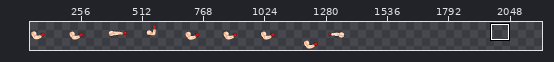
Two versions of one sprite sheet, Assets/front_arm.png. The picture above shows the old version from afar; the outline marks the close-up.
Close-up. Before:
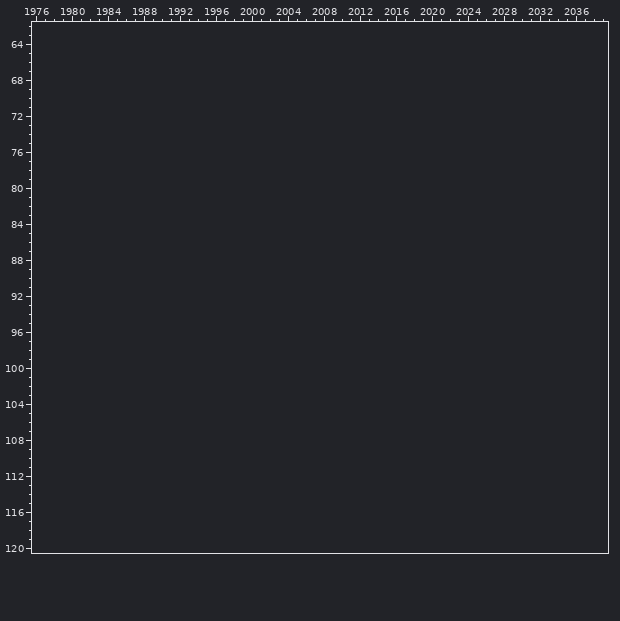
The file is 1440x180 pixels. Shown: x 1976..2039, y 62..120. The old version is drawn lined up with the new one, on the new canvas. The wide view leaves out empty margins. The commit also changed other parts of the picture, which this record leaves out.
The same view after the edit:
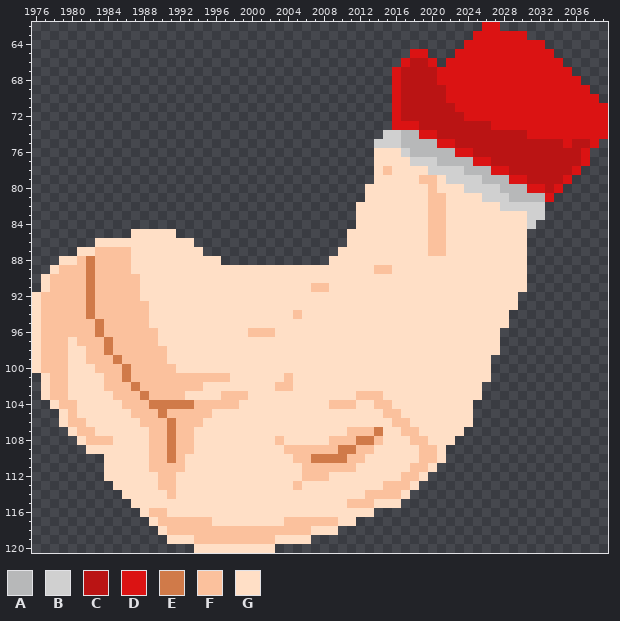
Palette (. is transparent): A #b7b8b9  B #d0d0d0  C #ba1414  D #db1313  E #d07a49  F #fbc19d  G #ffdfc6
What changed:
canvas 1440x180 -> 2240x180
Changed rows in their new state; - is an unchanged pixel.
first column x 1976:
 62 --------------------------------------------------DD------------
 63 -------------------------------------------------DDDDDD---------
 64 ------------------------------------------------DDDDDDDDD-------
 65 ------------------------------------------DD---DDDDDDDDDDD------
 66 -----------------------------------------DCCD-DDDDDDDDDDDDD-----
 67 ----------------------------------------DCCCCDDDDDDDDDDDDDDD----
 68 ----------------------------------------DCCCCDDDDDDDDDDDDDDDD---
 69 ----------------------------------------DCCCCCDDDDDDDDDDDDDDDD--
 70 ----------------------------------------DCCCCCDDDDDDDDDDDDDDDDD-
 71 ----------------------------------------DCCCCCCDDDDDDDDDDDDDDDDD
 72 ----------------------------------------DCCCCCCCDDDDDDDDDDDDDDDD
 73 ----------------------------------------DDDCCCCCCCCDDDDDDDDDDDDD
 74 ---------------------------------------BBAADDCCCCCCCCCCDDDDDDDDD
 75 --------------------------------------BBBAAAADDCCCCCCCCCCCCDCCD-
 76 --------------------------------------GGGBAAAAADDCCCCCCCCCCCCD--
 77 --------------------------------------GGGGBBBAAAADDCCCCCCCCCCD--
 78 --------------------------------------GFGGGGBBBBAAADDCCCCCCCD---
 79 --------------------------------------GGGGGFFGBBBBAAADDCCCCD----
 80 -------------------------------------GGGGGGGFGGGBBBBAAADDCD-----
 81 -------------------------------------GGGGGGGFFGGGGBBBAAAAD------
 82 ------------------------------------GGGGGGGGFFGGGGGGBBBBB-------
 83 ------------------------------------GGGGGGGGFFGGGGGGGGGBB-------
 84 ------------------------------------GGGGGGGGFFGGGGGGGGGB--------
 85 -----------GGGGG-------------------GGGGGGGGGFFGGGGGGGGG---------
 86 -------GGGGGGGGGGG-----------------GGGGGGGGGFFGGGGGGGGG---------
 87 -----GGFFFFGGGGGGGG---------------GGGGGGGGGGFFGGGGGGGGG---------
 88 ---GGFEFFFFGGGGGGGGGG------------GGGGGGGGGGGGGGGGGGGGGG---------
 89 --GFFFEFFFFGGGGGGGGGGGGGGGGGGGGGGGGGGGFFGGGGGGGGGGGGGGG---------
 90 -GFFFFEFFFFFGGGGGGGGGGGGGGGGGGGGGGGGGGGGGGGGGGGGGGGGGGG---------
 91 -GFFFFEFFFFFGGGGGGGGGGGGGGGGGGGFFGGGGGGGGGGGGGGGGGGGGGG---------
 92 GFFFFFEFFFFFGGGGGGGGGGGGGGGGGGGGGGGGGGGGGGGGGGGGGGGGGG----------
 93 GFFFFFEFFFFFFGGGGGGGGGGGGGGGGGGGGGGGGGGGGGGGGGGGGGGGGG----------
 94 GFFFFFEFFFFFFGGGGGGGGGGGGGGGGFGGGGGGGGGGGGGGGGGGGGGGG-----------
 95 GFFFFFFEFFFFFGGGGGGGGGGGGGGGGGGGGGGGGGGGGGGGGGGGGGGGG-----------
 96 GFFFFFFEFFFFFFGGGGGGGGGGFFFGGGGGGGGGGGGGGGGGGGGGGGGG------------
 97 GFFFGFFFEFFFFFGGGGGGGGGGGGGGGGGGGGGGGGGGGGGGGGGGGGGG------------
 98 GFFFGGFFEFFFFFFGGGGGGGGGGGGGGGGGGGGGGGGGGGGGGGGGGGGG------------
 99 GFFFGGFFFEFFFFFGGGGGGGGGGGGGGGGGGGGGGGGGGGGGGGGGGGG-------------
100 GFFFGGGFFFEFFFFFGGGGGGGGGGGGGGGGGGGGGGGGGGGGGGGGGGG-------------
101 -GFFGGGGFFEFFFFFFFFFFFGGGGGGFGGGGGGGGGGGGGGGGGGGGGG-------------
102 -GFFGGGGFFFEFFFFFFFGGGGGGGGFFGGGGGGGGGGGGGGGGGGGGG--------------
103 -GFFGGGGGFFFEFFFFGGGGFFFGGGGGGGGGGGGFFFGGGGGGGGGGG--------------
104 --GFFGGGGGFFFEEEEEFFFFFGGGGGGGGGGFFFGGFFGGGGGGGGG---------------
105 ---GFGGGGGGFFFEFFFFFGGGGGGGGGGGGGGGGGGGFFGGGGGGGG---------------
106 ---GFFGGGGGGFFFEFFFGGGGGGGGGGGGGGGGGGGGGFFGGGGGGG---------------
107 ----GFFGGGGGGFFEFFGGGGGGGGGGGGGGGGGFFFEGGFFGGGGG----------------
108 -----GFFFGGGGFFEFFGGGGGGGGGFGGGGGFFFEEFGGGFFGGG-----------------
109 ------GGGGGGGFFEFFGGGGGGGGGGFFFFFFEEFFGGGGGFFG------------------
110 --------GGGGGFFEFGGGGGGGGGGGGFFEEEEFFGGGGGGFFG------------------
111 --------GGGGGFFFFGGGGGGGGGGGGGFFFFFFGGGGGGFFG-------------------
112 --------GGGGGGFFGGGGGGGGGGGGGGFFFGGGGGGGGFFG--------------------
113 ---------GGGGGFFGGGGGGGGGGGGGFGGGGGGGGGFFFG---------------------
114 ----------GGGGGFGGGGGGGGGGGGGGGGGGGGGFFFFG----------------------
115 -----------GGGGGGGGGGGGGGGGGGGGGGGGFFFGGG-----------------------
116 ------------GFFGGGGGGGGGGGGGGGGGGGGGGG--------------------------
117 -------------GFFFFFFGGGGGGGGFFFFFFGG----------------------------
118 --------------GFFFFFFFFFFFFFFFFGGG------------------------------
119 ---------------GGGFFFFFFFFFGGGG---------------------------------
120 ------------------GGGGGGGGG-------------------------------------
